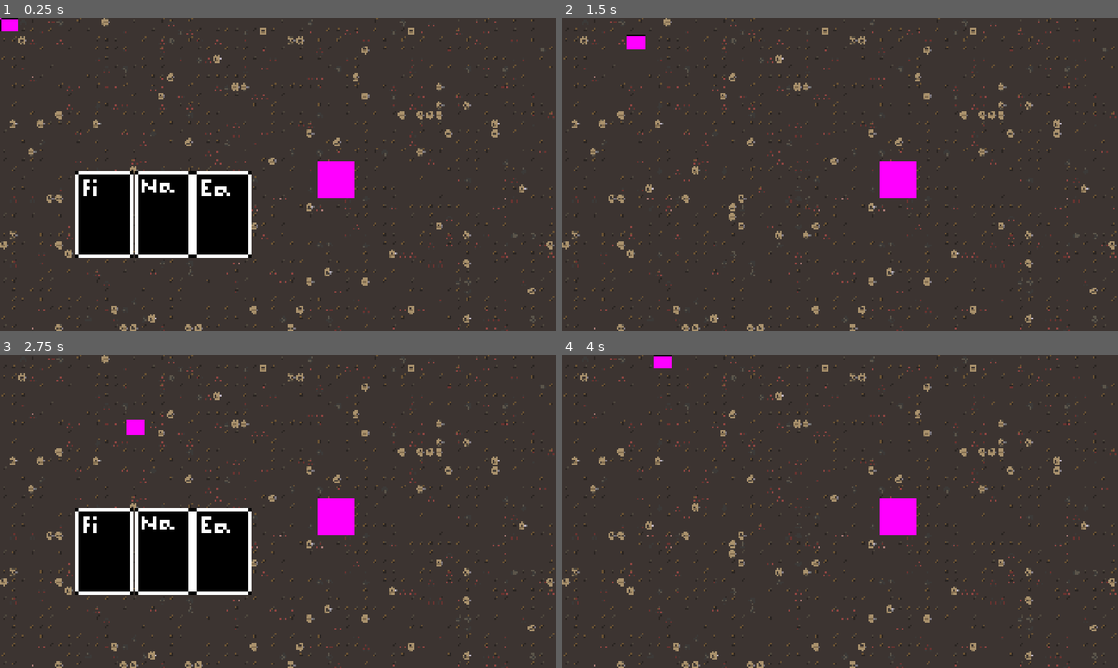
Above: before the commit, frames 1-4 (two rows, left to right).
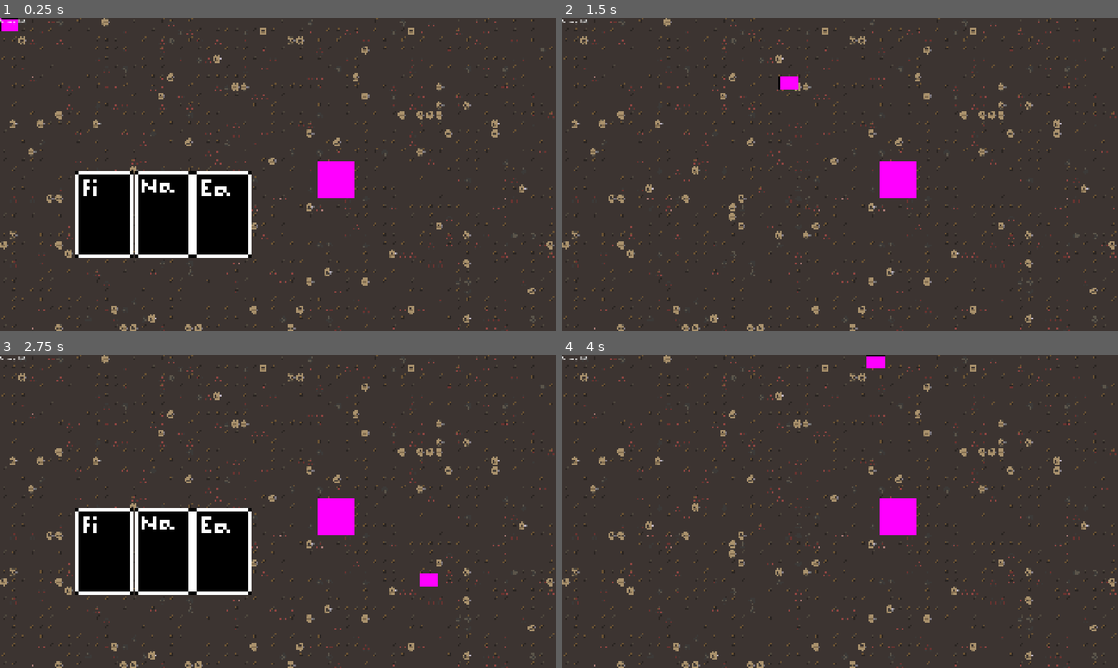
Above: after the commit, the same moments.

Repository: doakeserino/newgame
Game: Godot game, scene res://Scenes/main_scene.tscn
The game is run twice, just before and just after one commit, with the same random seed, the same clock (stepped at 60 frames per second) and the same inputs.
Inputs:
- Up to frame 1 (0.25 s): no input
- Up to frame 2 (1.5 s): tap Enter at 0.5 s; hold D (move_right) 0.53-1.28 s; tap X (hide_card_overlay) at 0.6 s; hold S (move_down) from 1.28 s (still down); tap F (interact) at 1.35 s
- Up to frame 3 (2.75 s): release S (move_down) at 2.03 s; hold D (move_right) from 2.03 s (still down); tap X (hide_card_overlay) at 2.1 s
- Up to frame 4 (4 s): release D (move_right) at 2.78 s; hold W (move_up) 2.78-3.53 s; tap F (interact) at 2.85 s; hold A (move_left) from 3.53 s (still down); tap X (hide_card_overlay) at 3.6 s

The runs differ from the first frame. In frame 1, less than 0.1% of the frame differs, in the area x 0-5%, y 0-2%; in frame 2, 0.3%, in the area x 0-43%, y 0-23%; in frame 3, 0.3%; in frame 4, 0.3%.

Commit message:
Commit 8
Quick update: Button added, deducts money equal to cost, need to add it to inventory tomorrow

Diff:
--- a/Scenes/shop_panel.tscn
+++ b/Scenes/shop_panel.tscn
@@ -12,6 +12,9 @@
 fill_from = Vector2(0, 1)
 
 [sub_resource type="LabelSettings" id="LabelSettings_g4v7s"]
+
+[sub_resource type="LabelSettings" id="LabelSettings_yf5fn"]
+font_size = 48
 
 [node name="ShopPanel" type="Node2D" unique_id=1295979478]
 script = ExtResource("1_fi4ek")
@@ -30,4 +33,22 @@
 offset_left = -176.0
 offset_top = -100.0
 offset_right = 176.0
+offset_bottom = 100.0
+
+[node name="Button" type="Button" parent="." unique_id=1380622395]
+offset_left = -100.0
+offset_top = 100.0
+offset_right = 100.0
 offset_bottom = 200.0
+metadata/_edit_group_ = true
+
+[node name="Label" type="Label" parent="Button" unique_id=2023265894]
+layout_mode = 0
+offset_right = 200.0
+offset_bottom = 100.0
+text = "Buy"
+label_settings = SubResource("LabelSettings_yf5fn")
+horizontal_alignment = 1
+vertical_alignment = 1
+
+[connection signal="pressed" from="Button" to="." method="_on_button_pressed"]
--- a/Scenes/ui.tscn
+++ b/Scenes/ui.tscn
@@ -4,8 +4,15 @@
 [ext_resource type="Script" uid="uid://cj2u21hjnftwp" path="res://Scripts/ui.gd" id="1_qdvrb"]
 [ext_resource type="PackedScene" uid="uid://cjxgrndrqyb25" path="res://Scenes/shop_interface.tscn" id="3_nf4gj"]
 
+[sub_resource type="LabelSettings" id="LabelSettings_nf4gj"]
+
 [node name="UI" type="Node2D" unique_id=1625710791]
 script = ExtResource("1_qdvrb")
+
+[node name="StatsDisplay" type="Label" parent="." unique_id=409671097]
+offset_right = 157.0
+offset_bottom = 70.0
+label_settings = SubResource("LabelSettings_nf4gj")
 
 [node name="CardsHand" parent="." unique_id=1062482710 instance=ExtResource("1_jxero")]
 
--- a/Scripts/CardStats.gd
+++ b/Scripts/CardStats.gd
@@ -1,11 +1,11 @@
 extends Node
 
 var card_id_dictionary = {
-	"0" : ["fire", 10, 10, 0],
-	"1" : ["nature", 10, 10, 1],
-	"2" : ["earth", 10, 10, 2],
-	"3" : ["electric", 10, 10, 3],
-	"4" : ["water", 10, 10, 4]
+	"0" : ["fire", 10, 10, 0, 20],
+	"1" : ["nature", 10, 10, 1, 20],
+	"2" : ["earth", 10, 10, 2, 20],
+	"3" : ["electric", 10, 10, 3, 20],
+	"4" : ["water", 10, 10, 4, 20]
 }
 # element, damage, defense, animated sprite frame
-var stat_names = ["Element", "Damage", "Defense", "Frame"]
+var stat_names = ["Element", "Damage", "Defense", "Frame", "Cost"]
--- a/Scripts/GlobalStats.gd
+++ b/Scripts/GlobalStats.gd
@@ -1,6 +1,11 @@
 extends Node
 
+signal stats_changed
 var stats = {
-
+	"money" : 100
 }
 var cards = ["0", "1", "2"]
+
+func change_stats(stat_name : String, amount : int):
+	stats[stat_name] += amount
+	stats_changed.emit()
--- a/Scripts/card.gd
+++ b/Scripts/card.gd
@@ -6,17 +6,19 @@
 	"element" : null,
 	"damage" : 10,
 	"defense" : 10,
-	"sprite_frame" : 0
+	"sprite_frame" : 0,
+	"cost" : 10
 }
 
 @onready var test_label = $TestLabel
 @onready var animated_sprite_2d = $AnimatedSprite2D
 
-func set_card_stats(element : String, damage : int, defense : int, sprite_frame : int):
+func set_card_stats(element : String, damage : int, defense : int, sprite_frame : int, cost : int):
 	card_stats["element"] = element
 	card_stats["damage"] = damage
 	card_stats["defense"] = defense
 	card_stats["sprite_frame"] = sprite_frame
+	card_stats["cost"] = cost
 	test_label.text = element
 	animated_sprite_2d.frame = card_stats["sprite_frame"]
 func set_card_id(card_id : int):
--- a/Scripts/main_scene.gd
+++ b/Scripts/main_scene.gd
@@ -1,7 +1,13 @@
 extends Node2D
 @onready var ui = $UI
 @onready var map = $Map
+var money
 func _ready():
 	map.open_shop_interface_signal_two.connect(open_shop)
+	GlobalStats.stats_changed.connect(update_stats_main)
+	update_stats_main()
 func open_shop():
 	ui.open_shop()
+func update_stats_main():
+	money = GlobalStats.stats["money"]
+	ui.update_stats_display()
--- a/Scripts/player.gd
+++ b/Scripts/player.gd
@@ -1,6 +1,6 @@
 extends CharacterBody2D
 
-const SPEED = 300.0
+const SPEED = 1000.0
 const JUMP_VELOCITY = -400.0
 
 var alive := true
--- a/Scripts/shop_panel.gd
+++ b/Scripts/shop_panel.gd
@@ -1,20 +1,25 @@
 extends Node2D
 
 var card : PackedScene = preload("res://Scenes/card.tscn")
-
+var new_card
 @onready var stats_label = $StatsLabel
+@onready var button = $Button
 
 
 func display_card(card_id : int):
-	var new_card = card.instantiate()
+	new_card = card.instantiate()
 	add_child(new_card)
 	new_card.set_card_id(card_id)
 	new_card.position.y -= 250
 	new_card.scale = Vector2(0.75, 0.75)
+	new_card.card_stats["cost"] = CardStats.card_id_dictionary[str(card_id)][4]
 	display_stats(card_id)
 func display_stats(card_id : int):
 	var repetitions : int = 0
 	for stat in CardStats.card_id_dictionary[str(card_id)]:
 		stats_label.text += CardStats.stat_names[repetitions] + ": "
-		stats_label.text += str(stat) + "\n"
+		stats_label.text += str(stat).capitalize() + "\n"
 		repetitions += 1
+
+func _on_button_pressed():
+	GlobalStats.change_stats("money", - new_card.card_stats["cost"])
--- a/Scripts/slot.gd
+++ b/Scripts/slot.gd
@@ -10,4 +10,4 @@
 	var stats_array = CardStats.card_id_dictionary[card_id]
 	contents = card_to_add.instantiate()
 	add_child(contents)
-	contents.set_card_stats(stats_array[0], stats_array[1], stats_array[2], stats_array[3])
+	contents.set_card_stats(stats_array[0], stats_array[1], stats_array[2], stats_array[3], stats_array[4])
--- a/Scripts/ui.gd
+++ b/Scripts/ui.gd
@@ -2,6 +2,7 @@
 
 @onready var cards_hand = $CardsHand
 @onready var shop_interface = $ShopInterface
+@onready var stats_display = $StatsDisplay
 
 func _ready():
 	shop_interface.visible = false
@@ -16,3 +17,5 @@
 	shop_interface.visible = true
 func close_shop():
 	shop_interface.visible = false
+func update_stats_display():
+	stats_display.text = "Money: %d" % [GlobalStats.stats["money"]]
